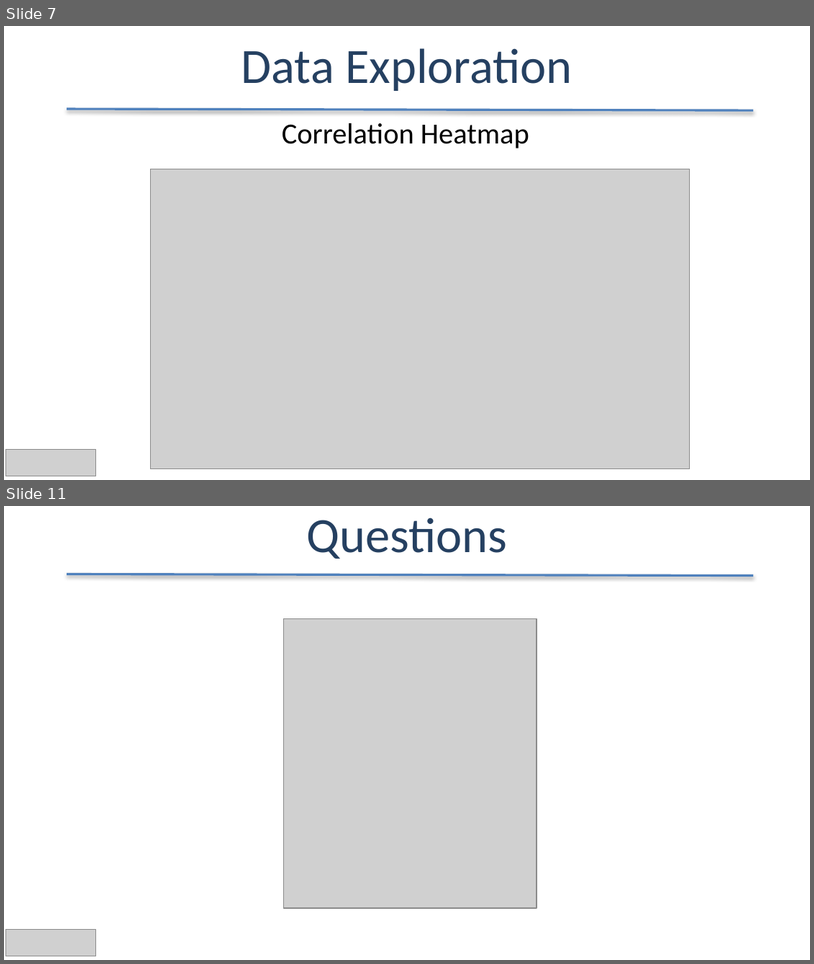
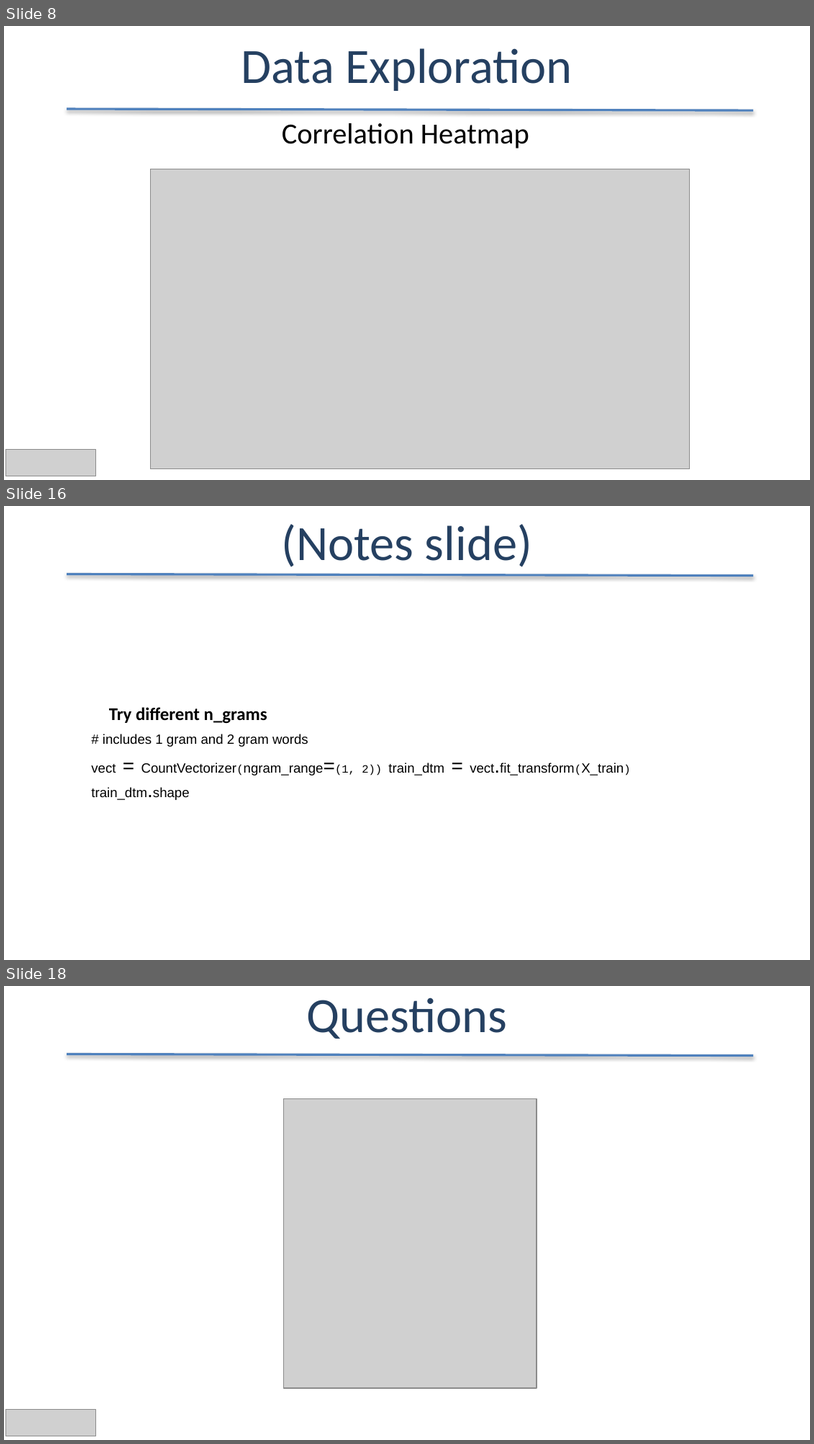
Before and after one commit to shehzadb03/General_Assembly_Yelp_NLP_Draft, a slide deck: DAT7_Bashir.pptx. Shown one above the other, each under a label of ours: slides 7 and 11 before the commit, slides 8, 16 and 18 after it; the slides between them are not shown. The pictures are 814x964 and 814x1444 pixels, drawn with LibreOffice and Linux fonts; fonts in the diff are those of the drawing; grey boxes stand for pictures. Boxes give left, top, right and bottom in pixels: in the first picture for what was removed or moved away, otherwise in the second. Text is boxed around its words. In the diff, an @@ line names an element or a change of style, - is before the commit and + after.

```diff
--- a/DAT7_Bashir.pptx
+++ b/DAT7_Bashir.pptx
@@ slide 16 added at [4,506,810,960], background #FFFFFF @@
@@ text added at [282,524,532,567], 44 pt, text #254061 @@
+(Notes slide)
@@ line added from (67, 574) to (754, 575), #4F81BD 2 pt @@
@@ text added at [109,707,268,723], 16 pt, text #000000, bold @@
+Try different n_grams
@@ text added at [91,734,624,800], 12 pt, text #000000 @@
+# includes 1 gram and 2 gram words
+vect = CountVectorizer(ngram_range=(1, 2)) train_dtm = vect.fit_transform(X_train) train_dtm.shape
@@ what was slide 7 is now slide 8 @@
@@ what was slide 11 is now slide 18 @@
```
Also in this commit, not shown: 6 slides changed, 8 other slides added, 2 slides removed.
